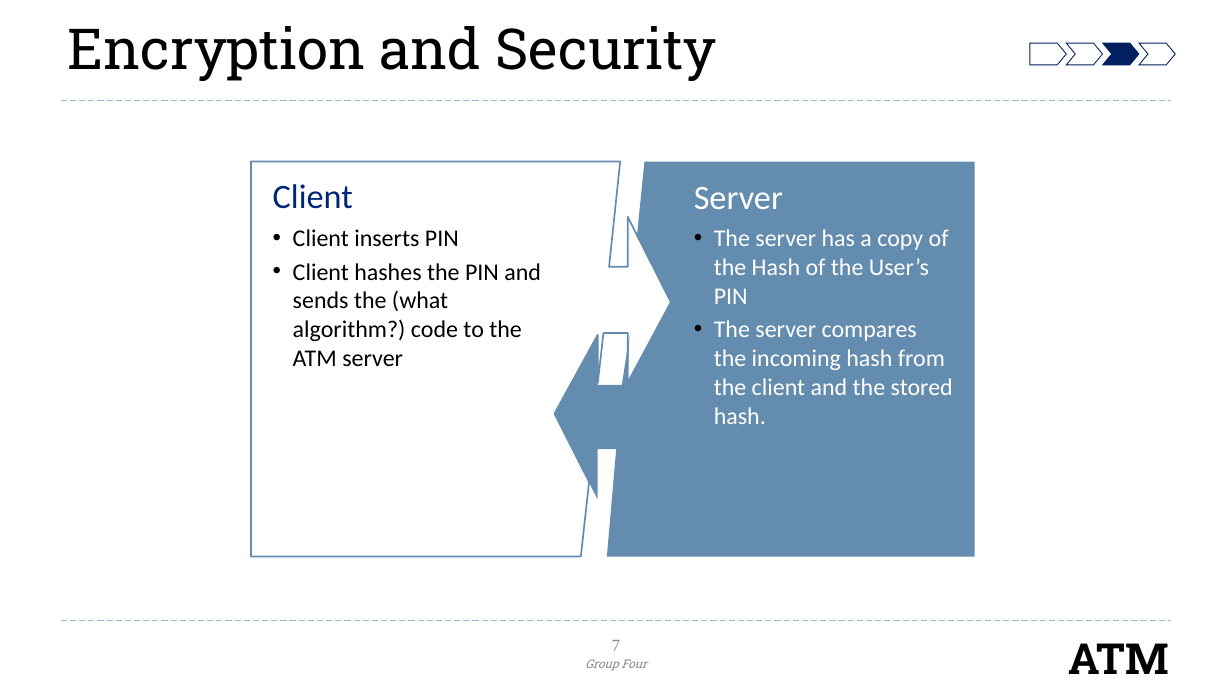
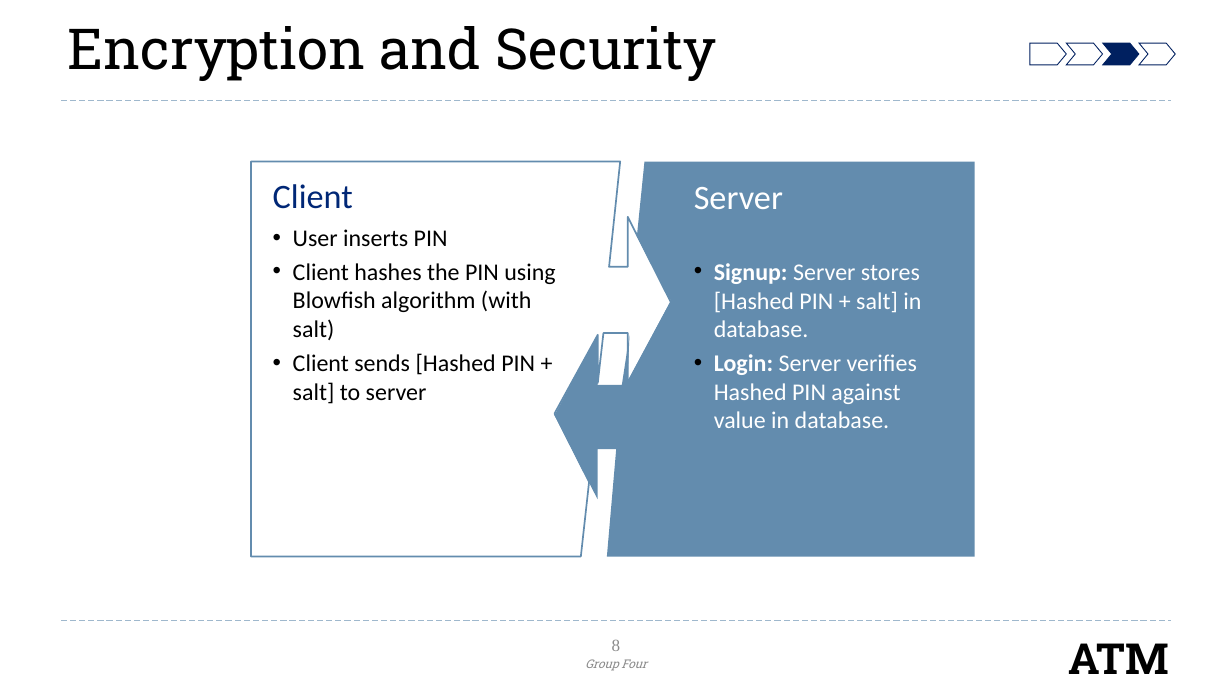
Before and after one commit to mari-husain/csharp-atm, a slide deck: slide 8 of C# Project.pptx (slide 7 before the commit). Drawn at 1232x693 pixels with LibreOffice and Linux fonts; fonts in the diff are those of the drawing; background and template pictures are left out. Boxes give left, top, right and bottom in pixels: in the first picture for what was removed or moved away, otherwise in the second. Text is boxed around its words. In the diff, an @@ line names an element or a change of style, - is before the commit and + after.

Commit message:
Encryption added

```diff
--- a/C# Project.pptx
+++ b/C# Project.pptx
@@ text at [293,229,555,404]: text changed @@
-• Client inserts PIN
-• Client hashes the PIN and sends the (what algorithm?) code to the ATM server
+• User inserts PIN
+• Client hashes the PIN using Blowfish algorithm (with salt)
+• Client sends [Hashed PIN + salt] to server
@@ text at [714,263,921,428]: text changed @@
-• The server has a copy of the Hash of the User’s PIN
-• The server compares the incoming hash from the client and the stored hash.
+• Signup: Server stores [Hashed PIN + salt] in database.
+• Login: Server verifies Hashed PIN against value in database.
@@ page number at [612,639,621,651]: text changed @@
-7
+8
```
Also in this commit, not shown: 1 other slide changed, 1 slide added.
